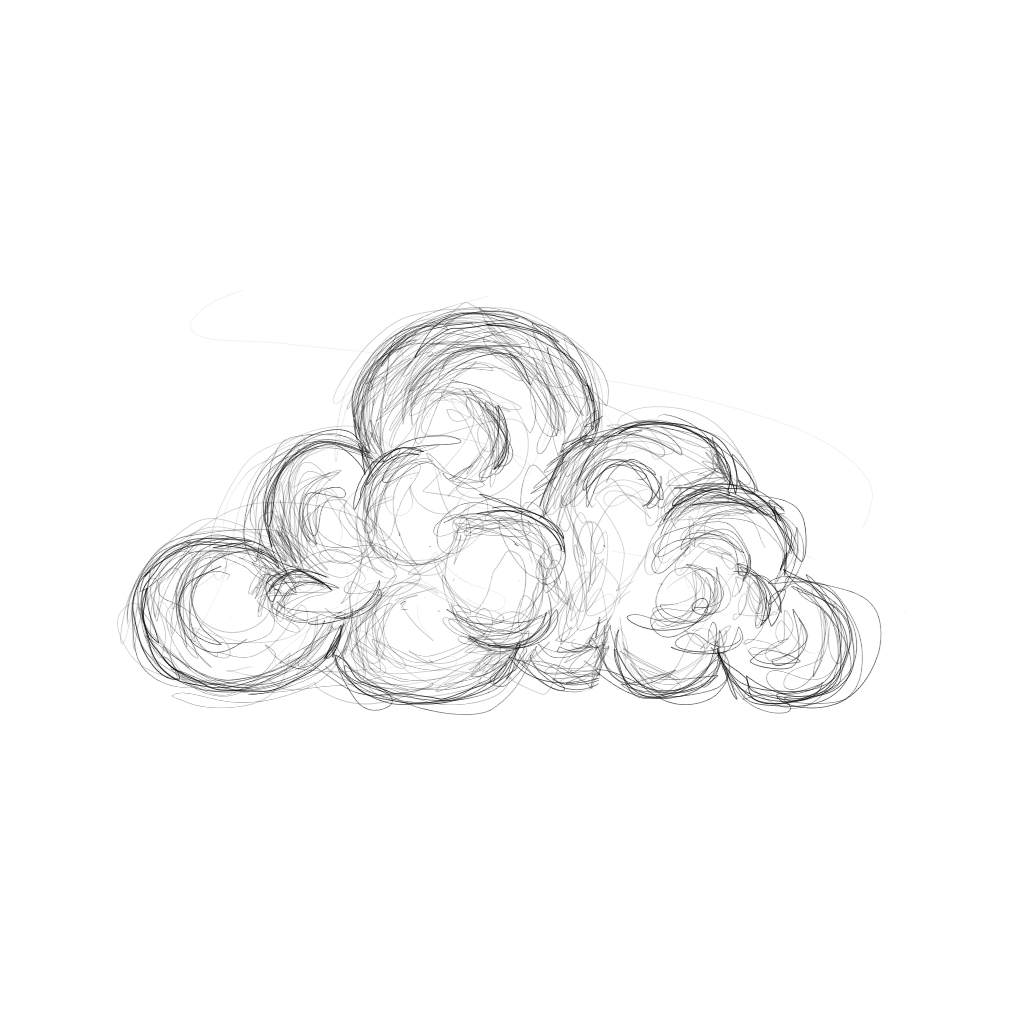
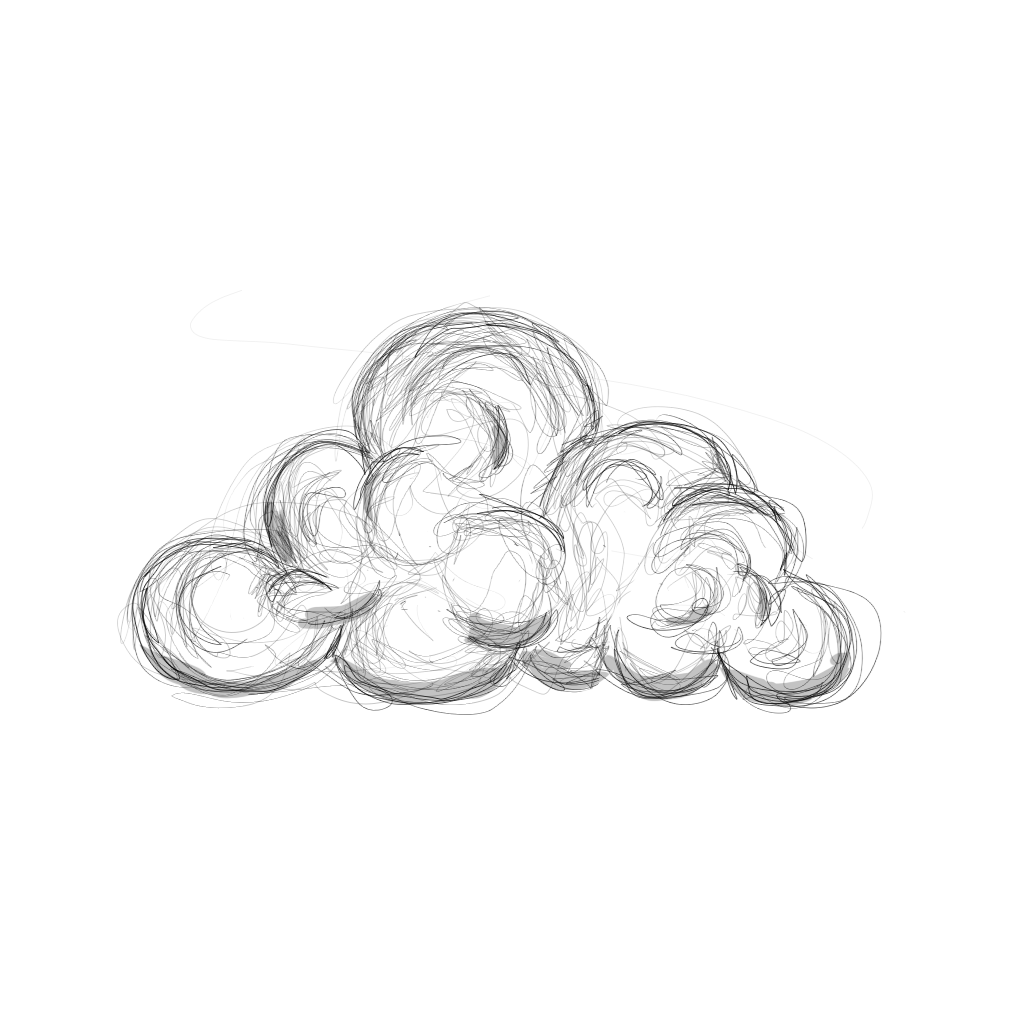
Revision of a layered 1024x1024 image; what changed, layer by layer:
added layer "kleur" above "Background" over [139, 424, 851, 707]
